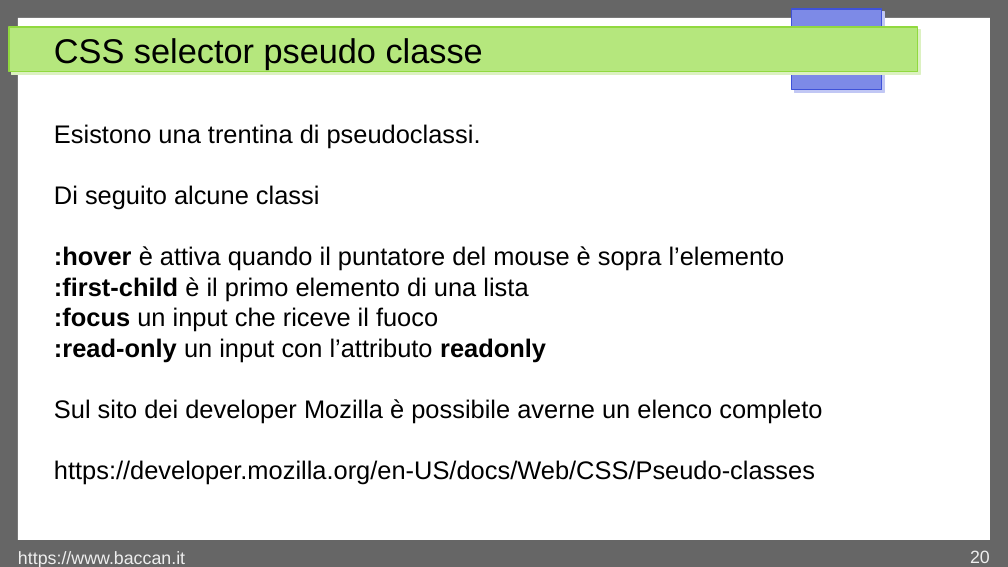
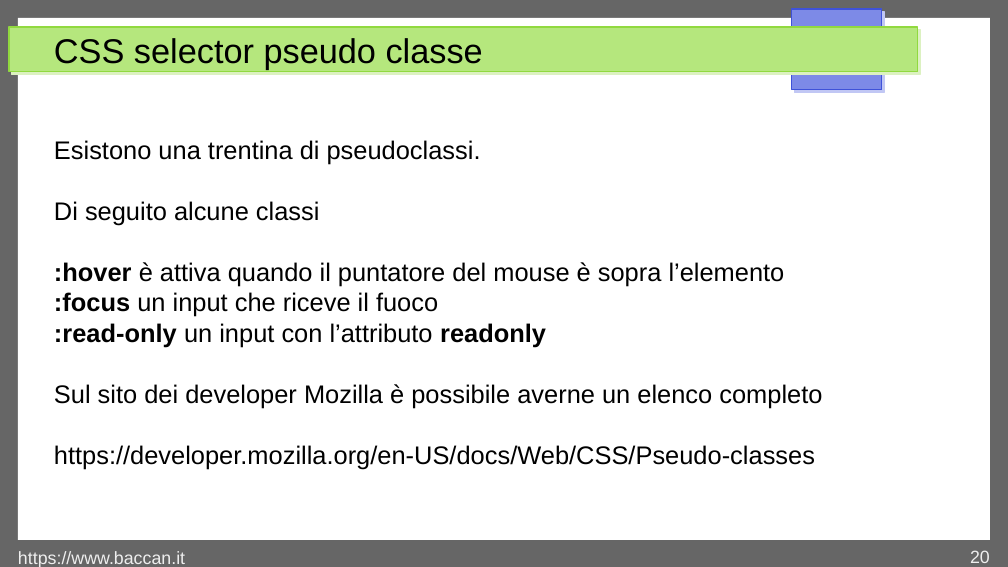
Before and after one commit to matteobaccan/CorsoCSS, a slide deck: slide 20 of Chapter_css.odp. Drawn at 1008x567 pixels with LibreOffice and Linux fonts; fonts in the diff are those of the drawing. Boxes give left, top, right and bottom in pixels: in the first picture for what was removed or moved away, otherwise in the second. Text is boxed around its words. In the diff, an @@ line names an element or a change of style, - is before the commit and + after.

Commit message:
Correzioni ai css selector

```diff
--- a/Chapter_css.odp
+++ b/Chapter_css.odp
@@ text at box(54, 277, 528, 301): paragraph removed @@
-:first-child è il primo elemento di una lista
```
Also in this commit, not shown: 1 other slide changed, 2 other files.
